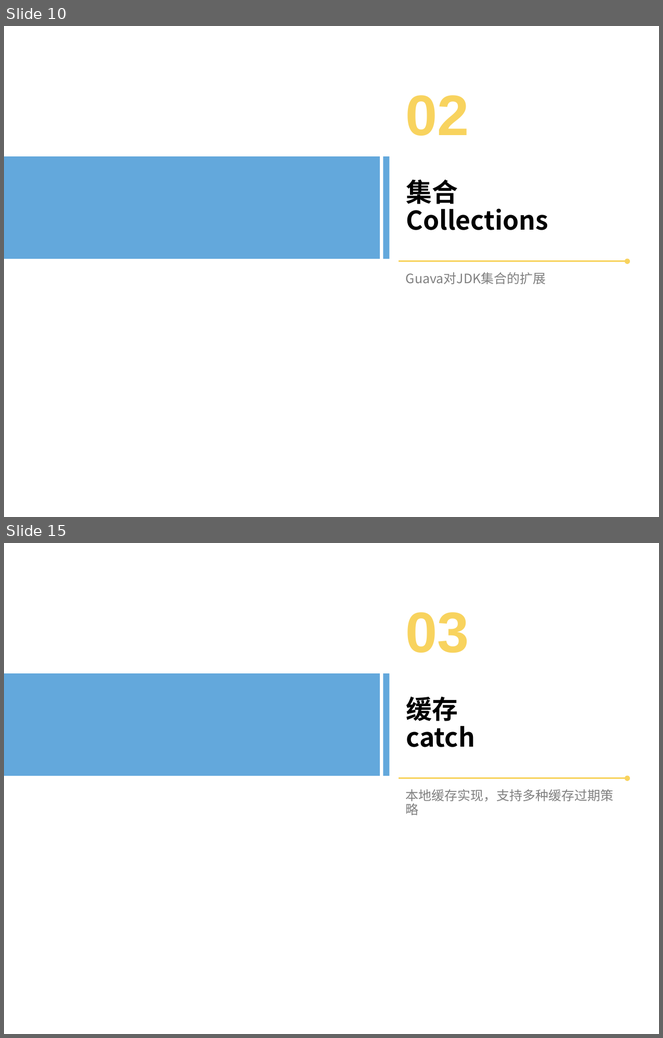
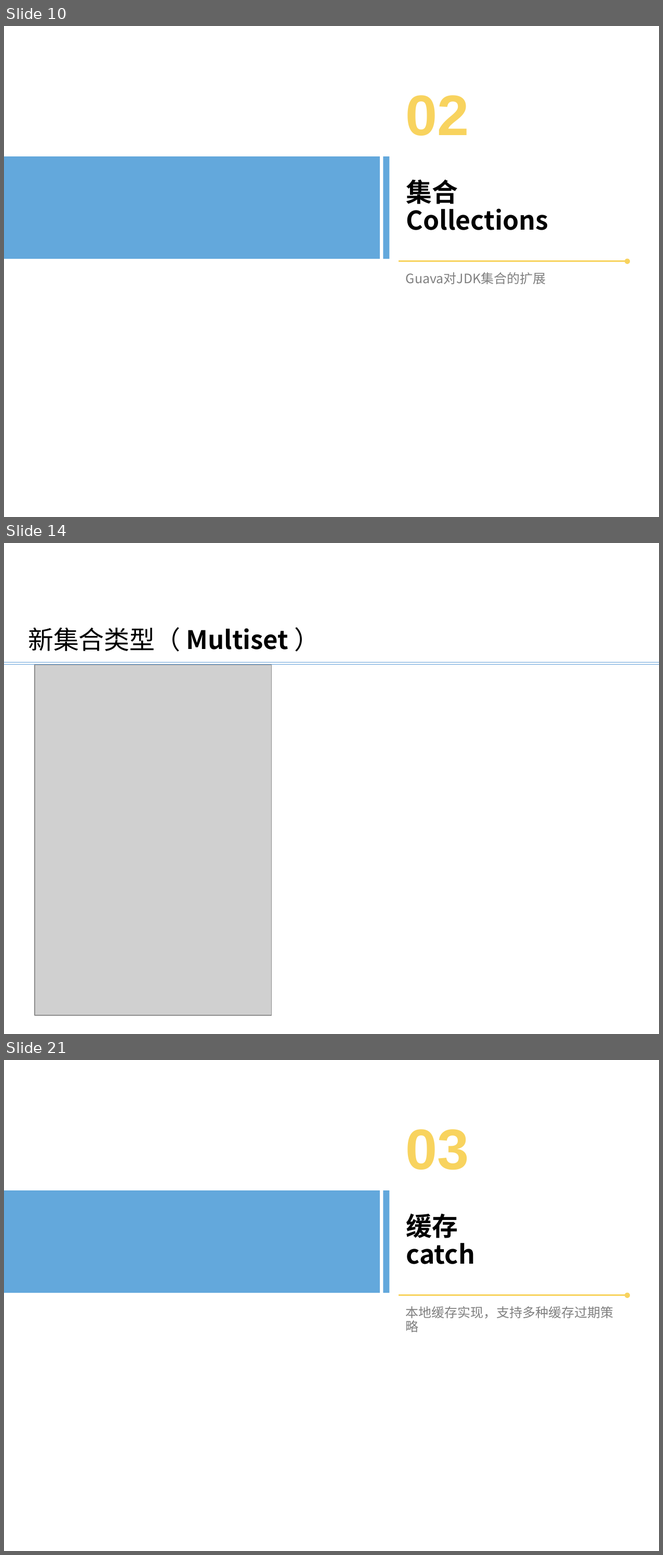
Before and after one commit to bxguo/guava, a slide deck: Guava介绍.pptx. Shown one above the other, each under a label of ours: slides 10 and 15 before the commit, slides 10, 14 and 21 after it; the slides between them are not shown. The pictures are 663x1038 and 663x1555 pixels, drawn with LibreOffice and Linux fonts; fonts in the diff are those of the drawing; grey boxes stand for pictures; background and template pictures are left out. Boxes give left, top, right and bottom in pixels: in the first picture for what was removed or moved away, otherwise in the second. Text is boxed around its words. In the diff, an @@ line names an element or a change of style, - is before the commit and + after.

```diff
--- a/Guava介绍.pptx
+++ b/Guava介绍.pptx
@@ slide 14 added at box(4, 543, 659, 1034), background #FFFFFF @@
@@ text added at box(28, 627, 289, 652), 28 pt, text #000000, bold @@
+新集合类型（ Multiset ）
@@ line added from (4, 662) to (659, 662), #5B9BD5 0.5 pt @@
@@ line added from (4, 664) to (659, 664), #5B9BD5 0.5 pt @@
@@ picture added at box(35, 665, 271, 1015) @@
@@ what was slide 15 is now slide 21 @@
```
Also in this commit, not shown: 1 slide changed, 17 other slides added, 3 slides removed.
